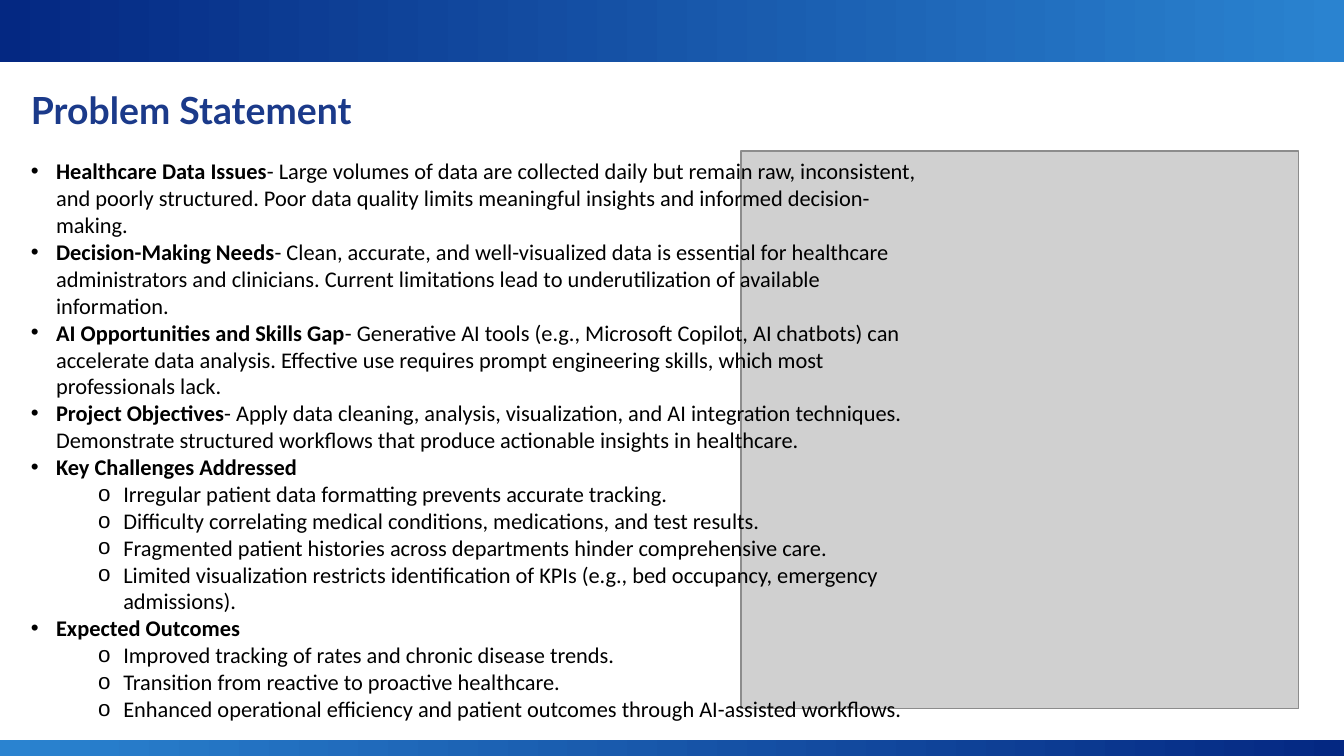
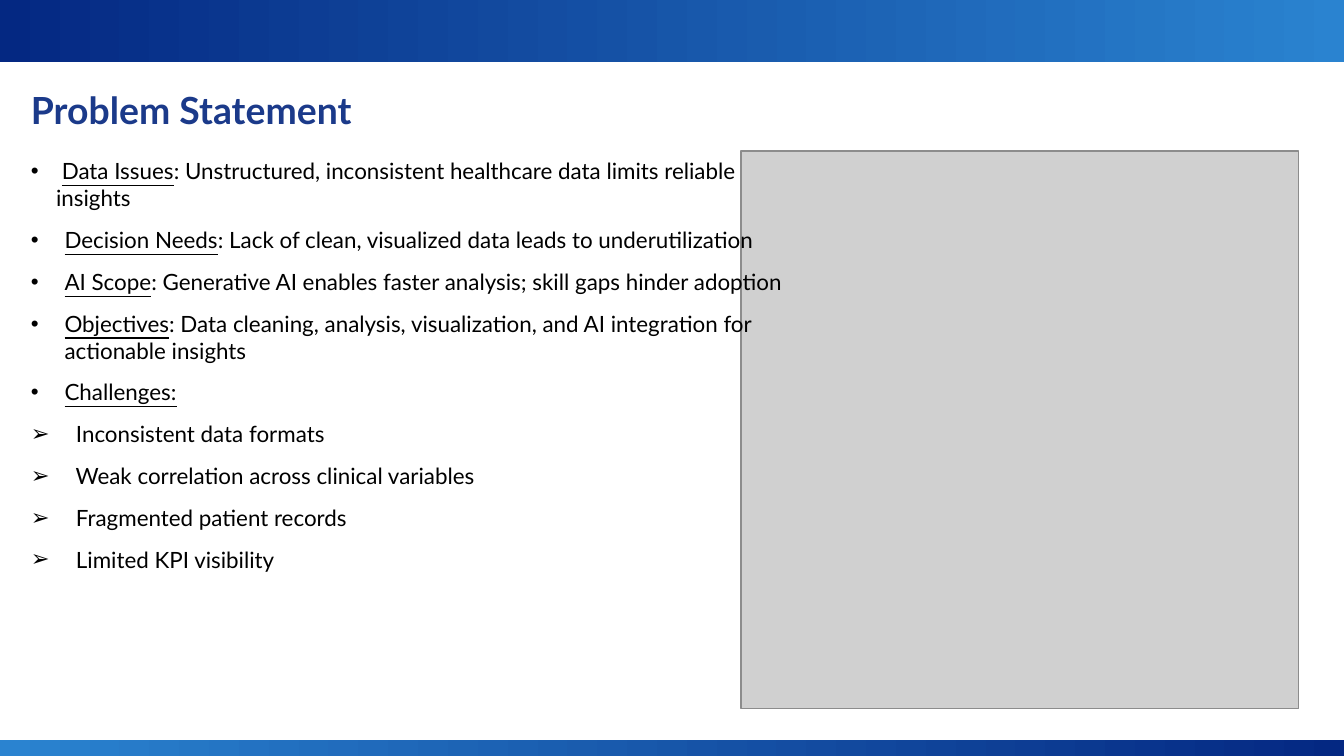
Before and after one commit to SonalGenani/Health-Metrics-Dashboard, a slide deck: slide 4 of health_dashboarrd_ppt.pptx. Drawn at 1344x756 pixels with LibreOffice and Linux fonts; fonts in the diff are those of the drawing; grey boxes stand for pictures; background and template pictures are left out. Boxes give left, top, right and bottom in pixels: in the first picture for what was removed or moved away, otherwise in the second. Text is boxed around its words. In the diff, an @@ line names an element or a change of style, - is before the commit and + after.

```diff
--- a/health_dashboarrd_ppt.pptx
+++ b/health_dashboarrd_ppt.pptx
@@ text at [56, 162, 782, 572]: text changed; font Calibri to Lato @@
-• Healthcare Data Issues- Large volumes of data are collected daily but remain raw, inconsistent, and poorly structured. Poor data quality limits meaningful insights and informed decision-making.
-• Decision-Making Needs- Clean, accurate, and well-visualized data is essential for healthcare administrators and clinicians. Current limitations lead to underutilization of available information.
-• AI Opportunities and Skills Gap- Generative AI tools (e.g., Microsoft Copilot, AI chatbots) can accelerate data analysis. Effective use requires prompt engineering skills, which most professionals lack.
-• Project Objectives- Apply data cleaning, analysis, visualization, and AI integration techniques. Demonstrate structured workflows that produce actionable insights in healthcare.
-• Key Challenges Addressed
-  o Irregular patient data formatting prevents accurate tracking.
-  o Difficulty correlating medical conditions, medications, and test results.
-  o Fragmented patient histories across departments hinder comprehensive care.
-  o Limited visualization restricts identification of KPIs (e.g., bed occupancy, emergency admissions).
-• Expected Outcomes
-  o Improved tracking of rates and chronic disease trends.
-  o Transition from reactive to proactive healthcare.
-  o Enhanced operational efficiency and patient outcomes through AI-assisted workflows.
+• Data Issues: Unstructured, inconsistent healthcare data limits reliable insights
+• Decision Needs: Lack of clean, visualized data leads to underutilization
+• AI Scope: Generative AI enables faster analysis; skill gaps hinder adoption
+• Objectives: Data cleaning, analysis, visualization, and AI integration for actionable insights
+• Challenges:
+➢ Inconsistent data formats
+➢ Weak correlation across clinical variables
+➢ Fragmented patient records
+➢ Limited KPI visibility
```
Also in this commit, not shown: 6 other slides changed, 2 slides added.
